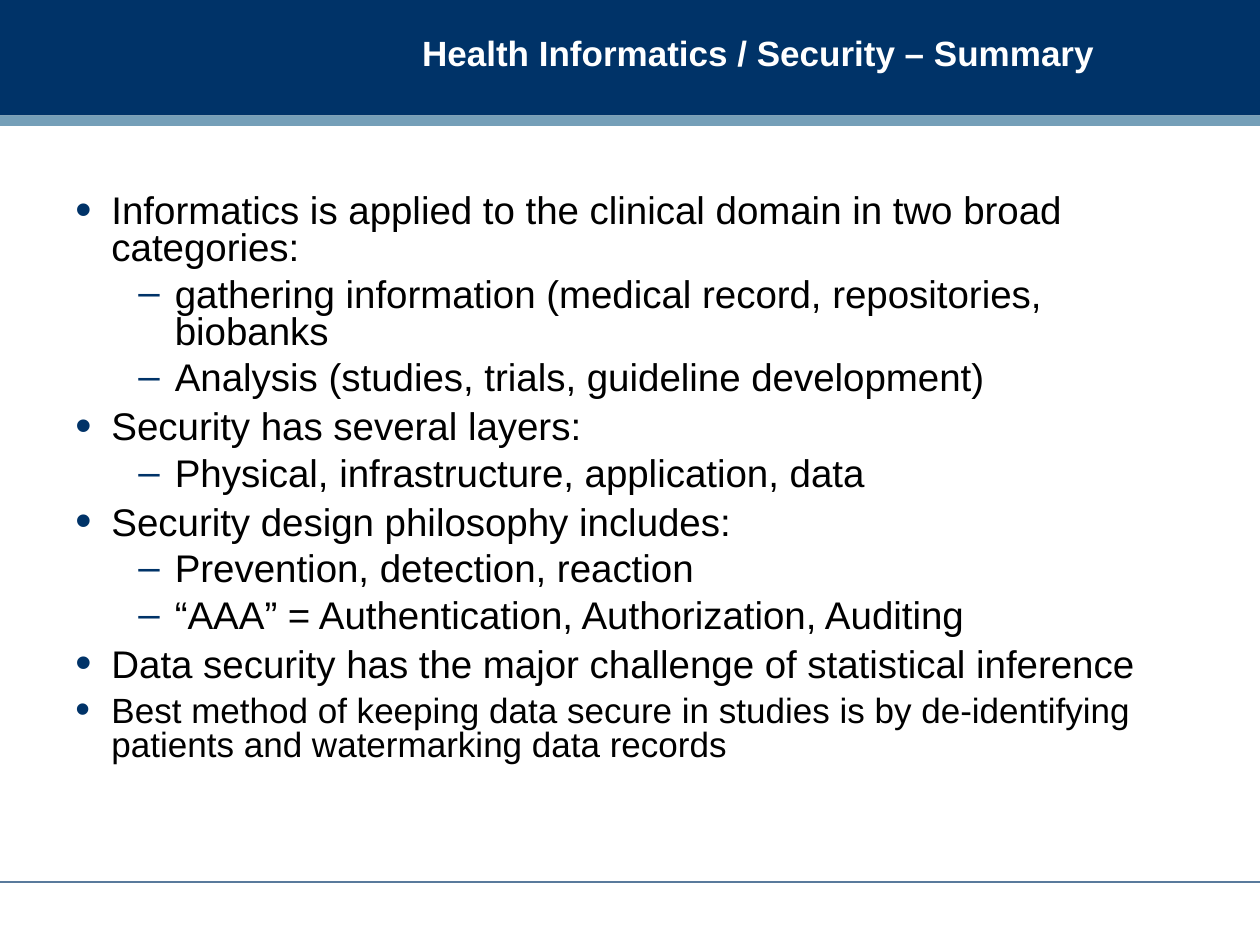
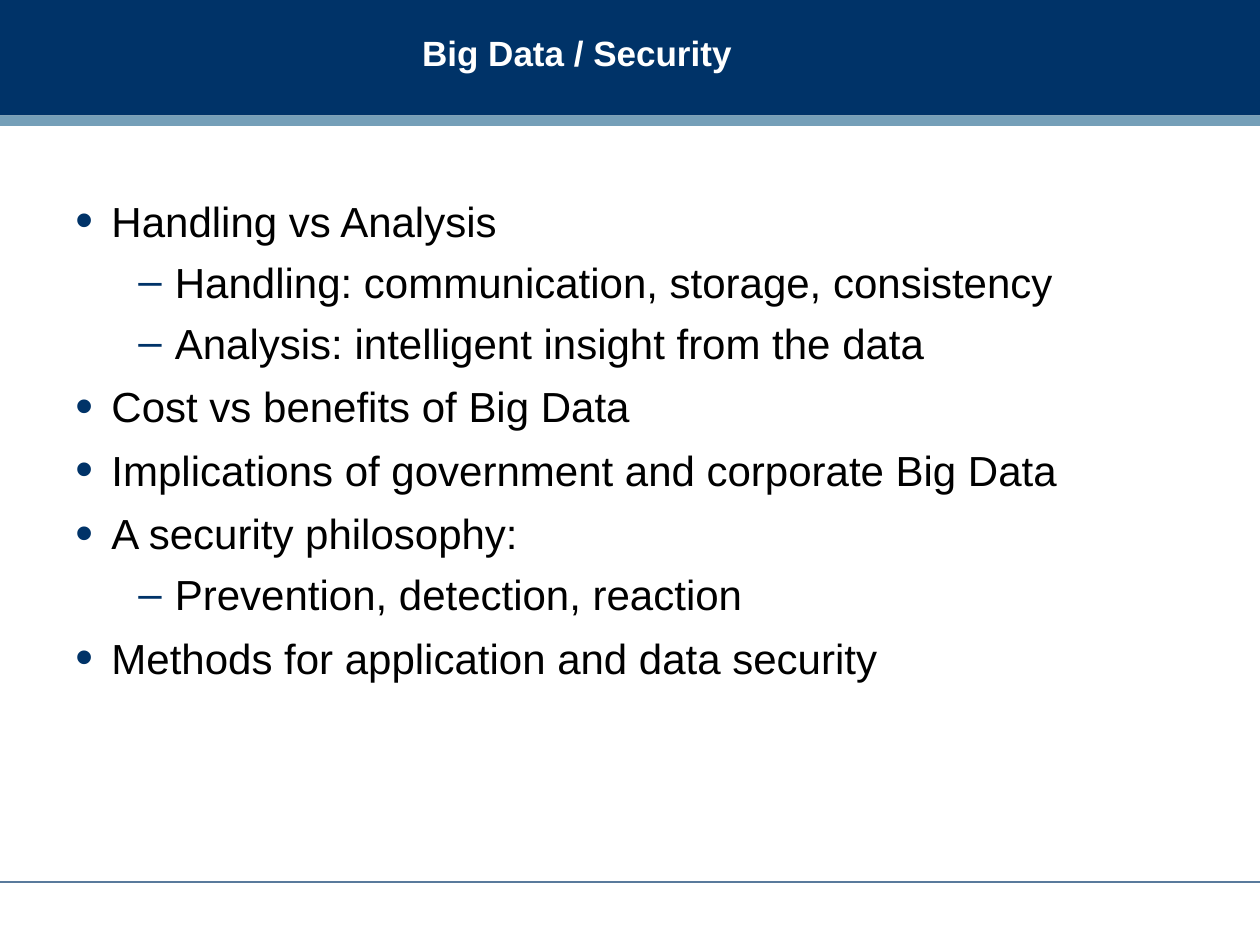
Before and after one commit to dreamind/ix, a slide deck: slide 28 of lectures/review/exam_review.ppt (slide 30 before the commit). Drawn at 1260x945 pixels with LibreOffice and Linux fonts; fonts in the diff are those of the drawing; background and template pictures are left out. Boxes give left, top, right and bottom in pixels: in the first picture for what was removed or moved away, otherwise in the second. Text is boxed around its words. In the diff, an @@ line names an element or a change of style, - is before the commit and + after.

```diff
--- a/lectures/review/exam_review.ppt
+++ b/lectures/review/exam_review.ppt
@@ title at <box>422,40,731,73</box>: text changed @@
-Health Informatics / Security – Summary
+Big Data / Security
@@ text at <box>111,206,1057,558</box>: text changed; size 22 to 24 pt @@
-• Informatics is applied to the clinical domain in two broad categories:
-  – gathering information (medical record, repositories, biobanks
-  – Analysis (studies, trials, guideline development)
-• Security has several layers:
-  – Physical, infrastructure, application, data
-• Security design philosophy includes:
+• Handling vs Analysis
+  – Handling: communication, storage, consistency
+  – Analysis: intelligent insight from the data
+• Cost vs benefits of Big Data
+• Implications of government and corporate Big Data
+• A security philosophy:
@@ text at <box>175,579,742,616</box>: size 22 to 24 pt in "Prevention, detection, reaction"; line spacing 0.8 to 1 @@
@@ text at <box>111,643,877,682</box>: text changed; size 22 to 24 pt @@
-  – “AAA” = Authentication, Authorization, Auditing
-• Data security has the major challenge of statistical inference
-• Best method of keeping data secure in studies is by de-identifying patients and watermarking data records
+• Methods for application and data security
```
Also in this commit, not shown: 11 other slides changed, 1 slide added, 3 slides removed, 2 other files.
